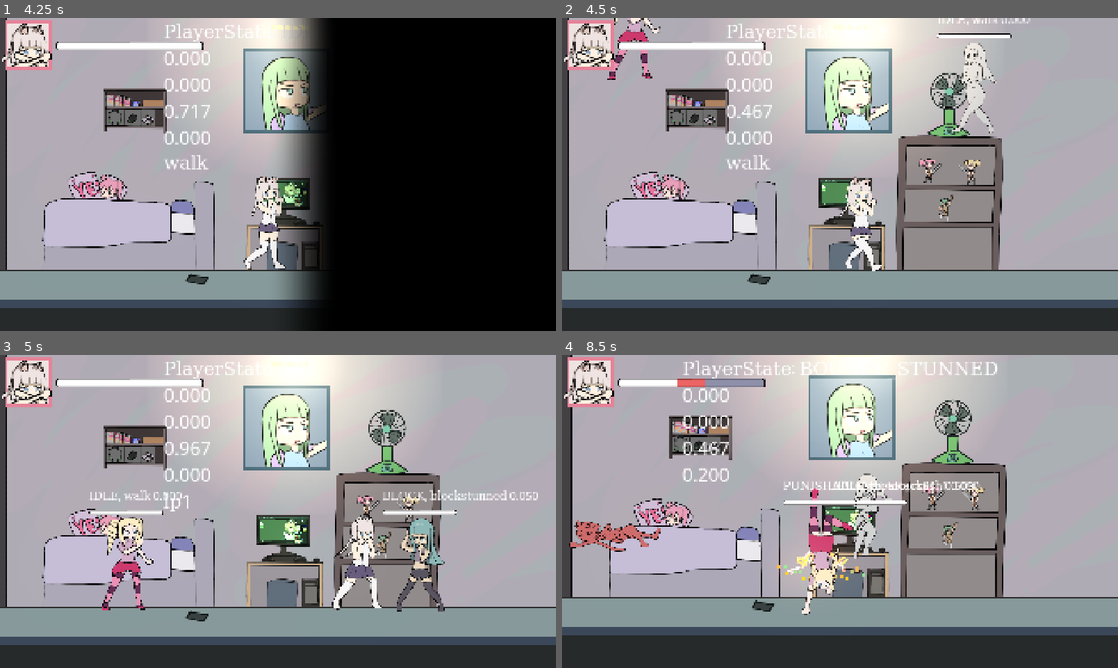
Above: before the commit, frames 1-4 (two rows, left to right).
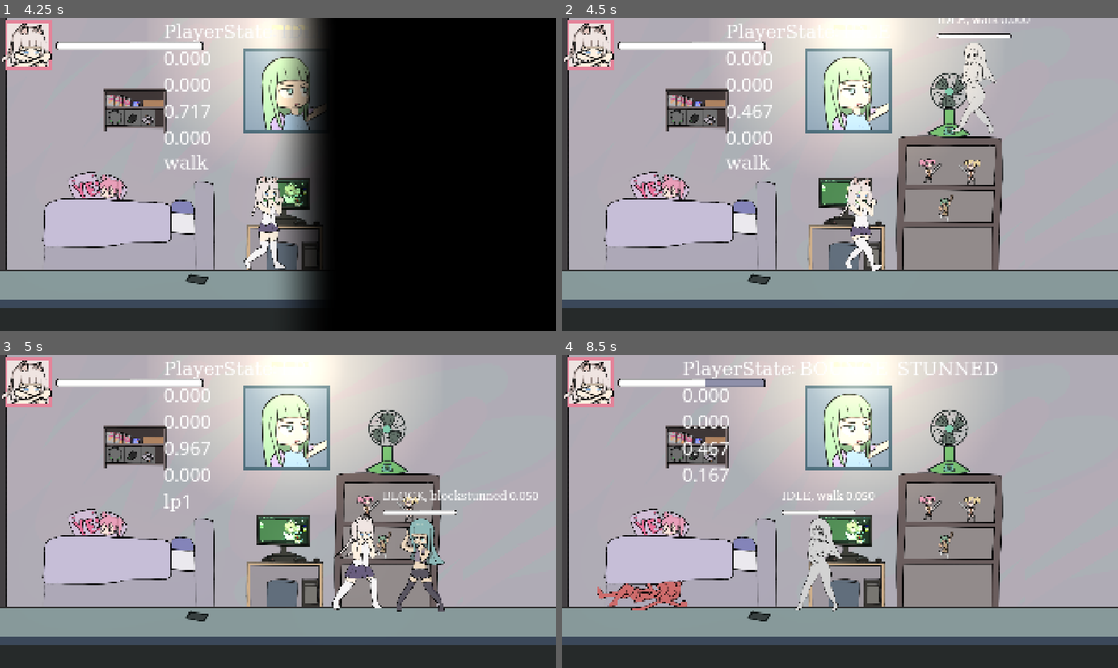
Above: after the commit, the same moments.

Repository: BeatMil/AnimuFight
Game: Godot game, scene res://scenes/main_menu.tscn
The game is run twice, just before and just after one commit, with the same random seed, the same clock (stepped at 60 frames per second) and the same inputs.
Inputs (mouse positions are in pixels of both pictures, inside the frame that each line leads up to):
- Up to frame 1 (4.25 s): click "Start" at 0.5 s; tap Enter (ui_accept) at 1.25, 1.52, 2.27, 3.77 s; move the mouse to (400, 158) at 1.27 s; hold J (hp) 1.28-2.03 s; hold D (right) 1.28-2.78 s; click (400, 158) at 1.42 s; tap K (lp) at 1.55, 2.1, 3.05 s; move the mouse to (166, 190) at 2.02 s; tap J (hp) at 2.3, 3.8 s; move the mouse to (333, 105) at 2.77 s; hold A (left) 2.78-3.53 s; hold Space (block) 2.78-3.53 s; move the mouse to (250, 237) at 3.52 s; hold D (right) from 3.53 s (still down); tap L (dodge) at 3.6 s; click (250, 237) at 3.67 s
- Up to frame 2 (4.5 s): keep holding D (right); move the mouse to (1006, 221) at 4.27 s; hold , (execute) from 4.28 s (still down)
- Up to frame 3 (5 s): keep holding D (right); keep holding , (execute); tap Enter (ui_accept) at 4.52 s; tap K (lp) at 4.55 s
- Up to frame 4 (8.5 s): move the mouse to (673, 464) at 5.02 s; release D (right) at 5.03 s; release , (execute) at 5.03 s; hold A (left) 5.03-5.78 s; tap U (grab) at 5.1 s; tap Enter (ui_accept) at 5.27, 6.77, 7.52, 8.27 s; tap J (hp) at 5.3, 6.8, 8.3 s; move the mouse to (867, 511) at 5.77 s; hold D (right) 5.78-6.53 s; hold J (hp) 5.78-6.53 s; click (867, 511) at 5.92 s; tap K (lp) at 6.05, 6.6, 7.55, 8.1 s; move the mouse to (756, 433) at 6.52 s; hold A (left) 6.53-8.03 s; move the mouse to (962, 495) at 7.27 s; hold J (hp) 7.28-8.03 s; move the mouse to (728, 527) at 8.02 s; hold D (right) from 8.03 s (still down); click (728, 527) at 8.17 s

Frame 1 is identical in both runs. In frame 2, 0.5% of the frame differs, in the area x 8-18%, y 0-20%; in frame 3, 1.4%; in frame 4, 28%, in the area x 0-100%, y 0-93%.

Commit message:
Fix  minor things

Diff:
--- a/scenes/stage01.tscn
+++ b/scenes/stage01.tscn
@@ -975,33 +975,33 @@
 hp = 10
 object = ExtResource("4_ts7c8")
 
-[node name="boss02" type="Node" parent="EnemySpawnHelper/Phase1" node_paths=PackedStringArray("position")]
+[node name="Phase2" type="Node" parent="EnemySpawnHelper"]
+
+[node name="e3" type="Node" parent="EnemySpawnHelper/Phase2" node_paths=PackedStringArray("position")]
+script = ExtResource("13_4slru")
+position = NodePath("../../../SpawnPos/pos2")
+hp = 10
+object = ExtResource("5_guyb5")
+
+[node name="Phase3" type="Node" parent="EnemySpawnHelper"]
+
+[node name="e2" type="Node" parent="EnemySpawnHelper/Phase3" node_paths=PackedStringArray("position")]
+script = ExtResource("13_4slru")
+position = NodePath("../../../SpawnPos/pos2")
+hp = 30
+object = ExtResource("5_guyb5")
+
+[node name="e1" type="Node" parent="EnemySpawnHelper/Phase3" node_paths=PackedStringArray("position")]
+script = ExtResource("13_4slru")
+position = NodePath("../../../SpawnPos/pos1")
+hp = 30
+object = ExtResource("4_ts7c8")
+
+[node name="boss02" type="Node" parent="EnemySpawnHelper/Phase3" node_paths=PackedStringArray("position")]
 script = ExtResource("13_4slru")
 position = NodePath("../../../SpawnPos/pos3")
 hp = 50
 object = ExtResource("20_nmevm")
-
-[node name="Phase2" type="Node" parent="EnemySpawnHelper"]
-
-[node name="e3" type="Node" parent="EnemySpawnHelper/Phase2" node_paths=PackedStringArray("position")]
-script = ExtResource("13_4slru")
-position = NodePath("../../../SpawnPos/pos2")
-hp = 10
-object = ExtResource("5_guyb5")
-
-[node name="Phase3" type="Node" parent="EnemySpawnHelper"]
-
-[node name="e2" type="Node" parent="EnemySpawnHelper/Phase3" node_paths=PackedStringArray("position")]
-script = ExtResource("13_4slru")
-position = NodePath("../../../SpawnPos/pos2")
-hp = 30
-object = ExtResource("5_guyb5")
-
-[node name="e1" type="Node" parent="EnemySpawnHelper/Phase3" node_paths=PackedStringArray("position")]
-script = ExtResource("13_4slru")
-position = NodePath("../../../SpawnPos/pos1")
-hp = 30
-object = ExtResource("4_ts7c8")
 
 [node name="Phase4" type="Node" parent="EnemySpawnHelper"]
 
--- a/scripts/enemy_05.gd
+++ b/scripts/enemy_05.gd
@@ -34,7 +34,7 @@
 			stun_duration -= delta
 			set_collision_normal()
 		else:
-			set_collision_no_hit_player()
+			set_collision_no_hit_all()
 	elif stun_duration < 0:
 		# state = States.IDLE
 		if hp_bar.get_hp() <= 0:
